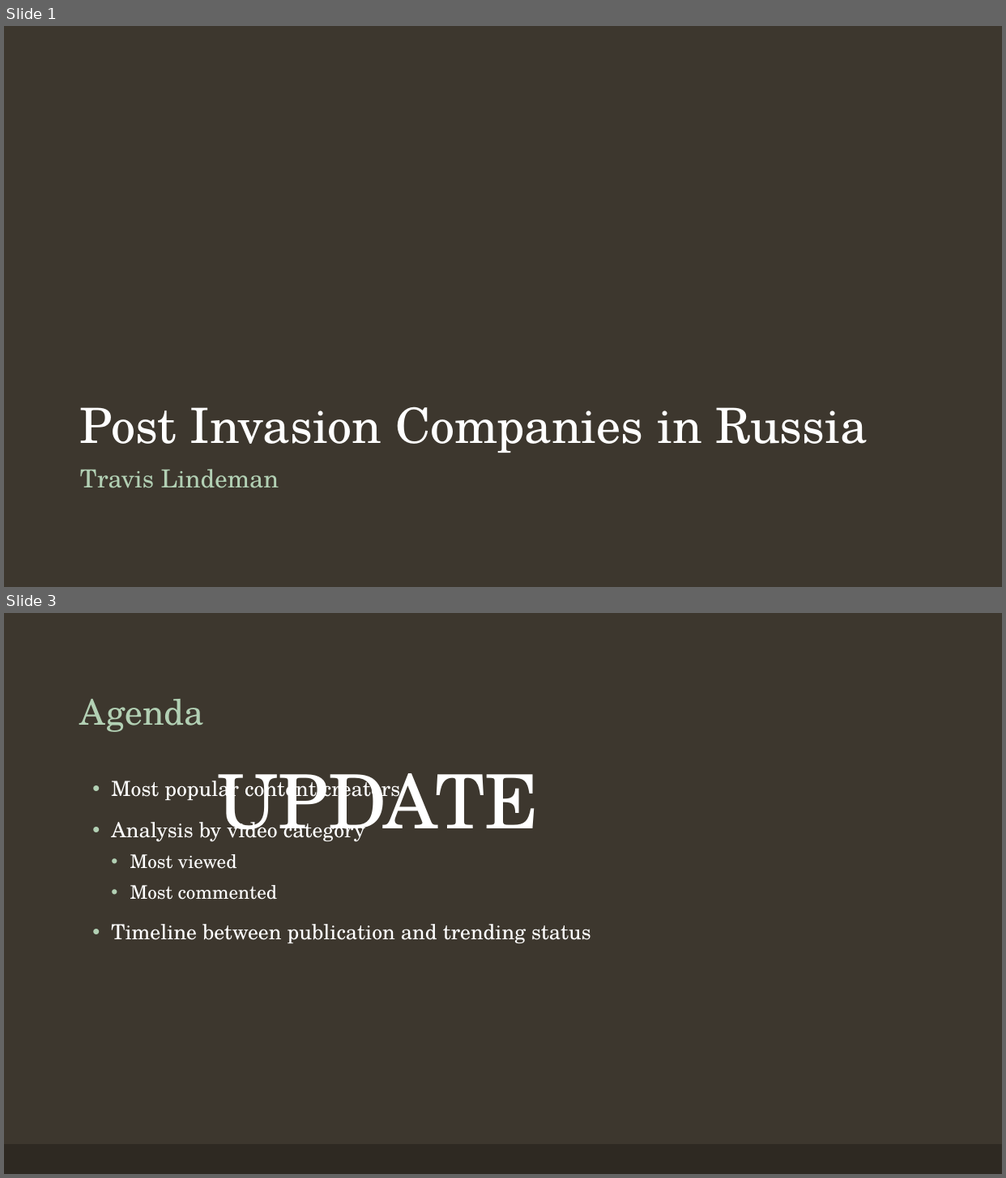
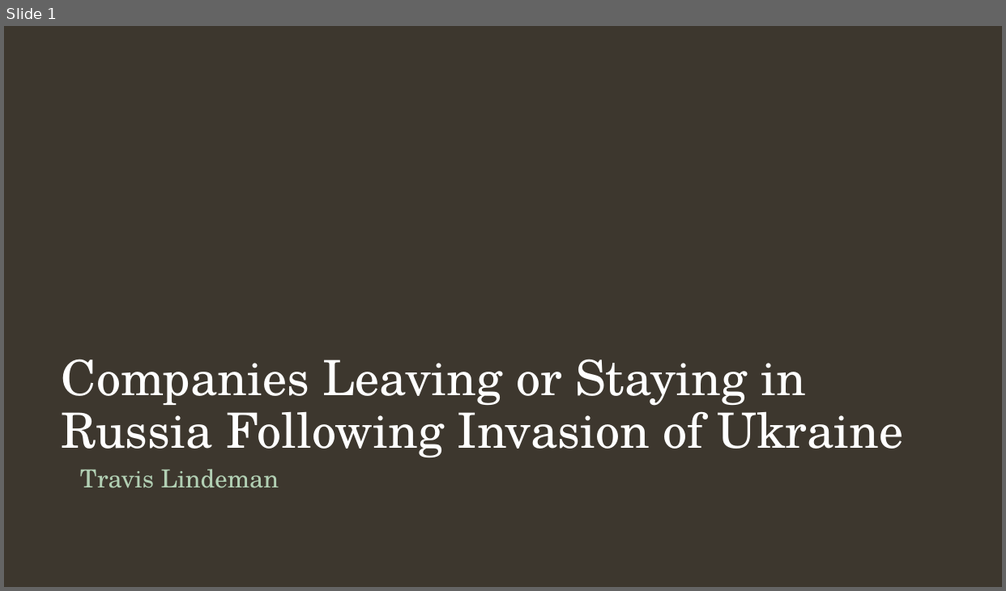
Before and after one commit to tralinde/companies_in_russia, a slide deck: ppt/Companies in Russia After Ukrainian Invasion.pptx. Shown one above the other, each under a label of ours: slides 1 and 3 before the commit, slide 1 after it; the slides between them are not shown. The pictures are 1006x1178 and 1006x591 pixels, drawn with LibreOffice and Linux fonts; fonts in the diff are those of the drawing; background and template pictures are left out. Boxes give left, top, right and bottom in pixels: in the first picture for what was removed or moved away, otherwise in the second. Text is boxed around its words. In the diff, an @@ line names an element or a change of style, - is before the commit and + after.

```diff
--- a/ppt/Companies in Russia After Ukrainian Invasion.pptx
+++ b/ppt/Companies in Russia After Ukrainian Invasion.pptx
@@ slide 3 removed at (4,613,1002,1174), background #3D372E @@
@@ title removed at (80,699,204,732) @@
-Agenda
@@ text removed at (111,776,591,943) @@
-• Most popular content creators
-• Analysis by video category
-  • Most viewed
-  • Most commented
-• Timeline between publication and trending status
@@ text removed at (217,773,539,842) @@
-UPDATE
@@ rectangle removed at (4,1144,1002,1174) @@
@@ slide 1 changed as well @@
@@ title at (62,359,903,458): text changed @@
-Post Invasion Companies in Russia
+Companies Leaving or Staying in Russia Following Invasion of Ukraine
```
Also in this commit, not shown: 4 other slides changed, 4 slides added, 5 other slides removed, 18 other files.
